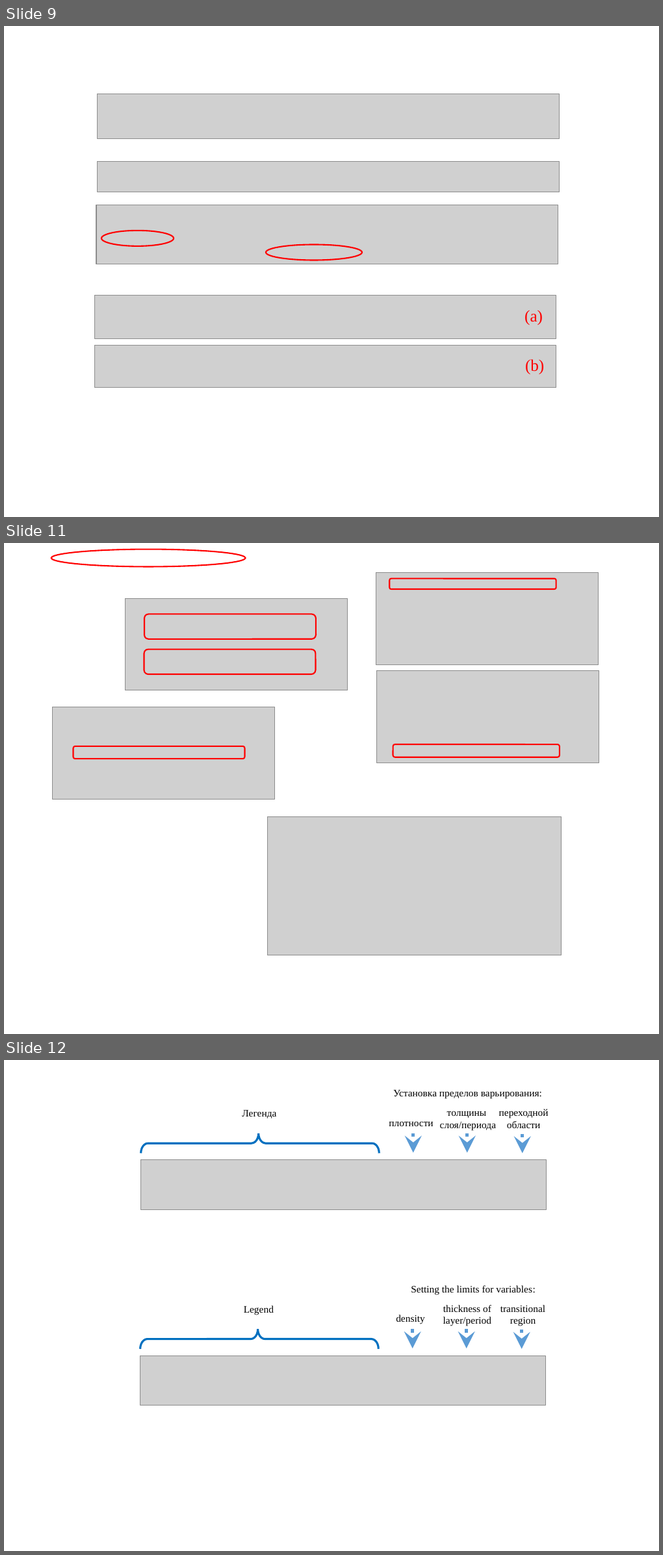
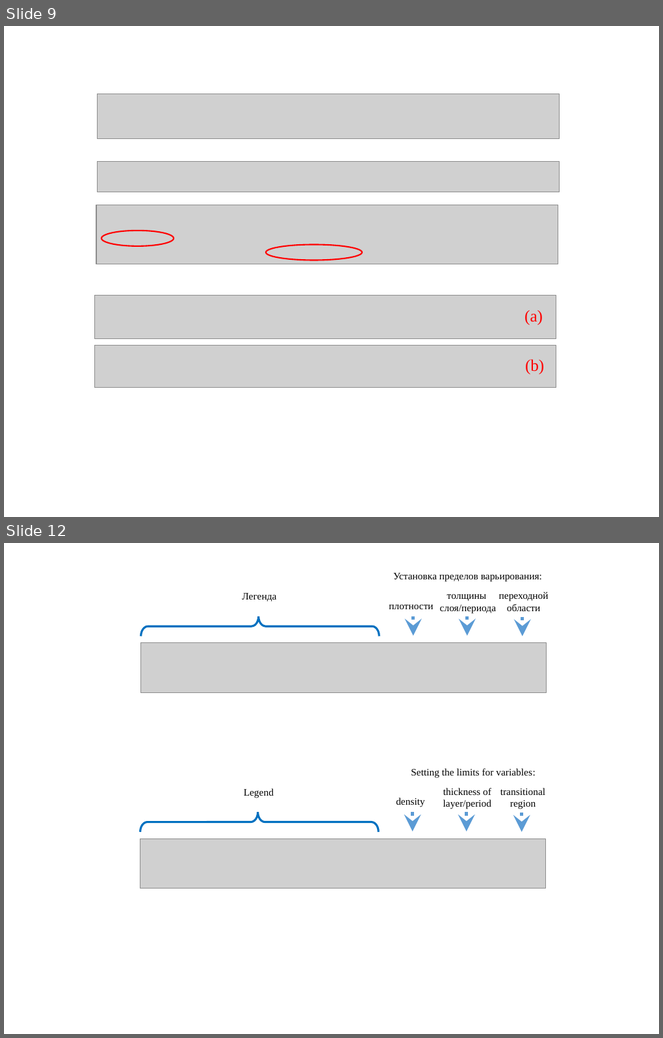
Before and after one commit to svech/Multifitting, a slide deck: manual/Pictures 2.0/Pictures 2.0.pptx. Shown one above the other, each under a label of ours: slides 9, 11 and 12 before the commit, slides 9 and 12 after it; the slides between them are not shown. The pictures are 663x1555 and 663x1038 pixels, drawn with LibreOffice and Linux fonts; fonts in the diff are those of the drawing; grey boxes stand for pictures. Boxes give left, top, right and bottom in pixels: in the first picture for what was removed or moved away, otherwise in the second. Text is boxed around its words. In the diff, an @@ line names an element or a change of style, - is before the commit and + after.

```diff
--- a/manual/Pictures 2.0/Pictures 2.0.pptx
+++ b/manual/Pictures 2.0/Pictures 2.0.pptx
@@ slide 11 removed at (4, 543, 659, 1034), background #FFFFFF @@
@@ ellipse removed at (51, 549, 245, 567) @@
@@ picture removed at (376, 572, 599, 665) @@
@@ rounded rectangle removed at (390, 578, 556, 589) @@
@@ picture removed at (125, 598, 348, 691) @@
@@ rounded rectangle removed at (144, 615, 316, 639) @@
@@ rounded rectangle removed at (144, 649, 316, 674) @@
@@ picture removed at (377, 671, 599, 763) @@
@@ picture removed at (53, 707, 275, 800) @@
@@ rounded rectangle removed at (74, 746, 245, 759) @@
@@ rounded rectangle removed at (393, 745, 560, 758) @@
@@ picture removed at (267, 817, 562, 955) @@
```
Also in this commit, not shown: 1 slide changed, 1 slide added, 2 other files.
